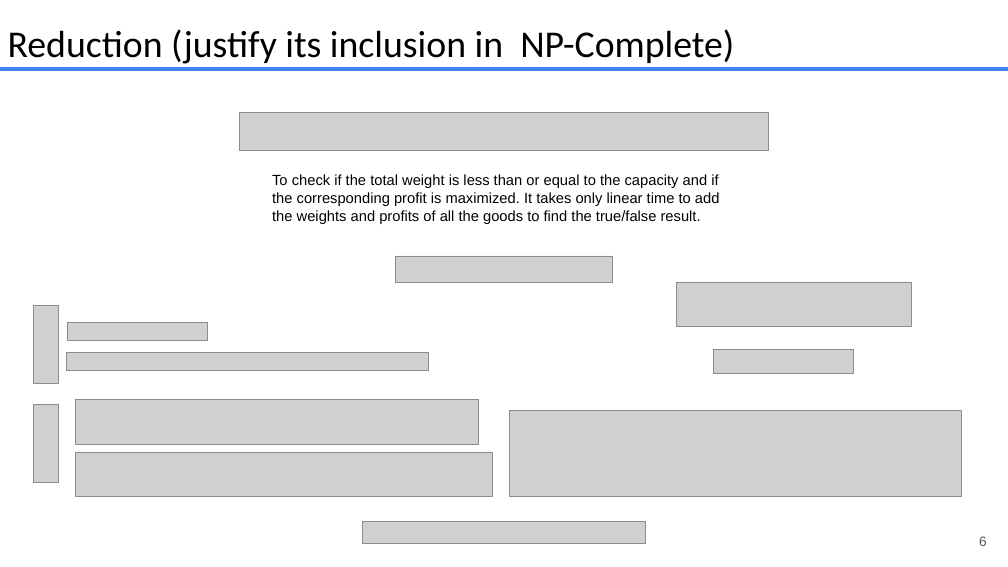
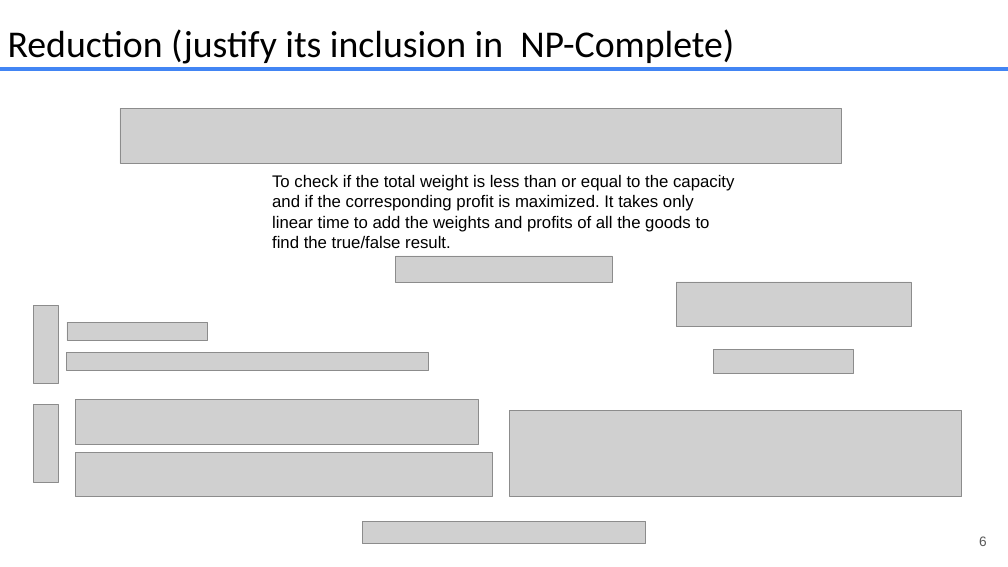
Before and after one commit to JustinMatthewNewman/cs412_FinalProject, a slide deck: slide 6 of presentations/cs412_Final.pptx. Drawn at 1008x567 pixels with LibreOffice and Linux fonts; fonts in the diff are those of the drawing; grey boxes stand for pictures. Boxes give left, top, right and bottom in pixels: in the first picture for what was removed or moved away, otherwise in the second. Text is boxed around its words. In the diff, an @@ line names an element or a change of style, - is before the commit and + after.

```diff
--- a/presentations/cs412_Final.pptx
+++ b/presentations/cs412_Final.pptx
@@ picture: place and size @@
-picture at box(240, 112, 768, 150)
+picture at box(120, 108, 842, 163)
@@ text "To check if the total ..." at box(272, 175, 734, 248): size 14 to 16 pt @@
```
Also in this commit, not shown: 7 other slides changed, 2 slides added, 3 slides removed.
